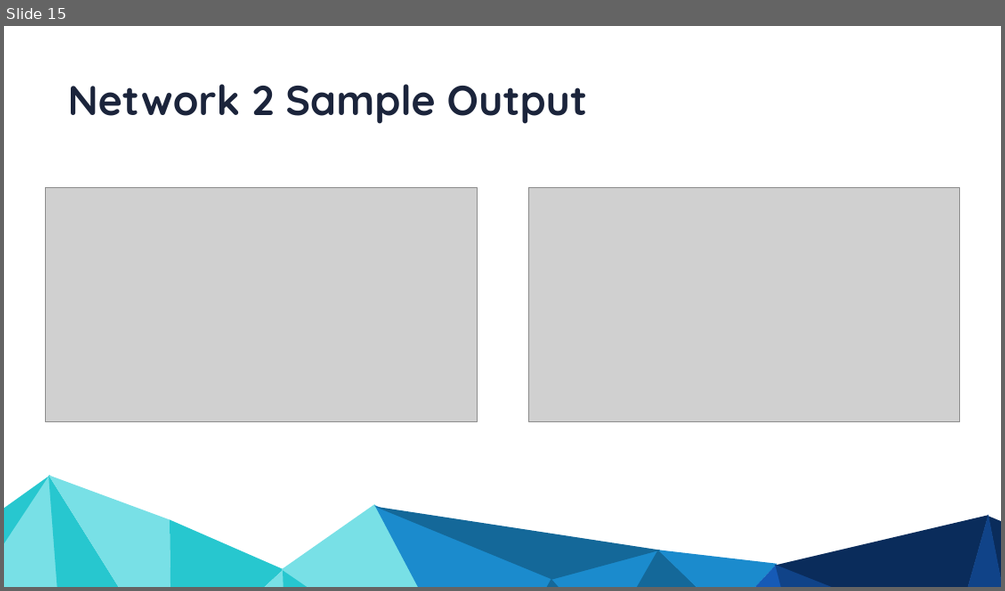
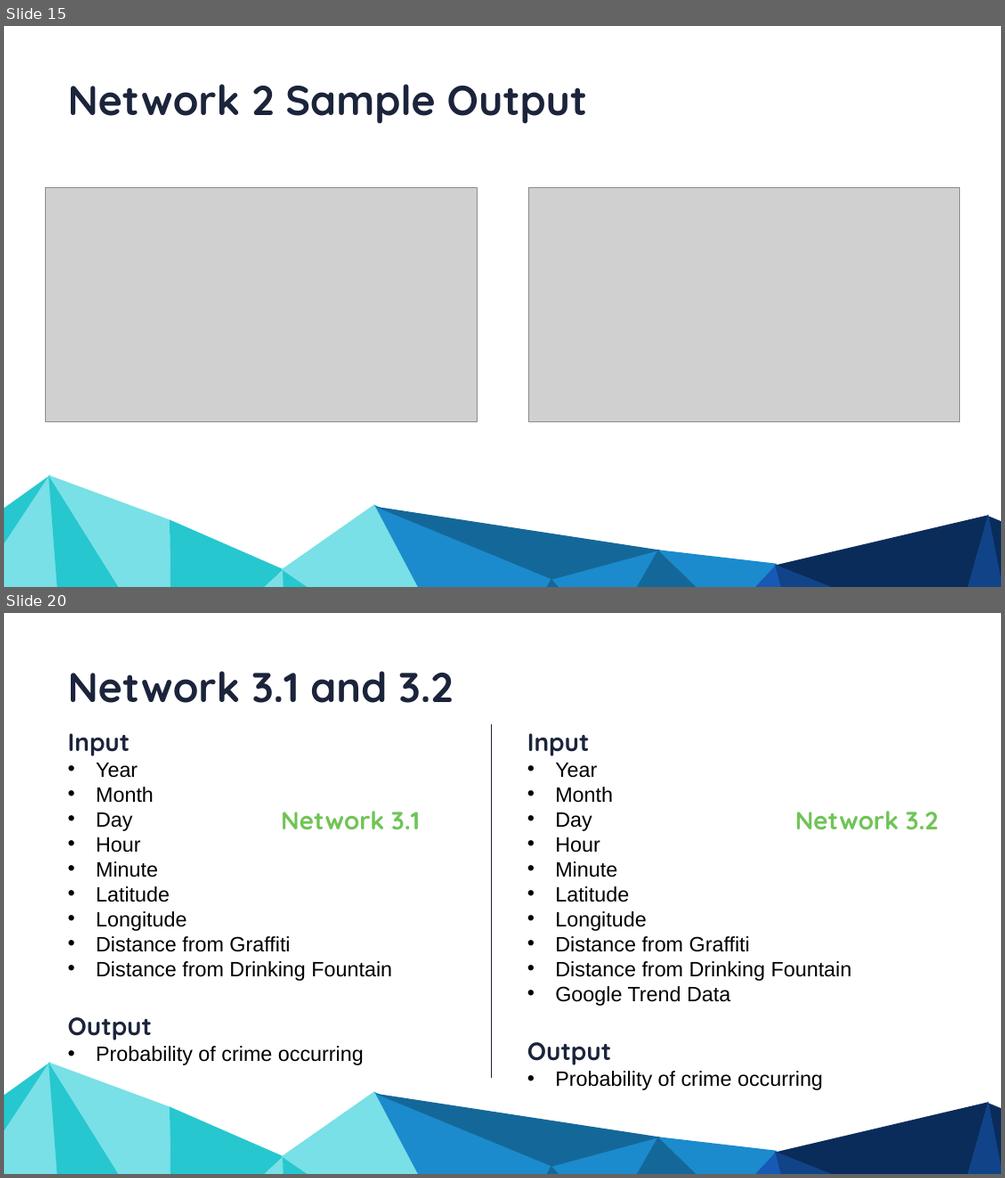
Before and after one commit to NasirKhalid24/Vancouver-Crime-Prediction, a slide deck: Final Presentation.pptx. Shown one above the other, each under a label of ours: slide 15 before the commit, slides 15 and 20 after it; the slides between them are not shown. The pictures are 1005x591 and 1005x1178 pixels, drawn with LibreOffice and Linux fonts; fonts in the diff are those of the drawing; grey boxes stand for pictures. Boxes give left, top, right and bottom in pixels: in the first picture for what was removed or moved away, otherwise in the second. Text is boxed around its words. In the diff, an @@ line names an element or a change of style, - is before the commit and + after.

```diff
--- a/Final Presentation.pptx
+++ b/Final Presentation.pptx
@@ slide 20 added at box(4, 613, 1001, 1174), background #FFFFFF; not listed: 19 template elements that a slide beside it also shows @@
@@ text added at box(68, 671, 453, 703), 80 pt, text #1B243B, bold @@
+Network 3.1 and 3.2
@@ text added at box(68, 733, 392, 1065), 40 pt, text #000000 @@
+Input
+• Year
+• Month
+• Day
+• Hour
+• Minute
+• Latitude
+• Longitude
+• Distance from Graffiti
+• Distance from Drinking Fountain
+Output
+• Probability of crime occurring
@@ line added from (491, 724) to (491, 1078), #1A233A 0.75 pt @@
@@ text added at box(527, 733, 852, 1090), 40 pt, text #000000 @@
+Input
+• Year
+• Month
+• Day
+• Hour
+• Minute
+• Latitude
+• Longitude
+• Distance from Graffiti
+• Distance from Drinking Fountain
+• Google Trend Data
+Output
+• Probability of crime occurring
@@ text added at box(281, 811, 420, 830), 48 pt, text #70C456, bold @@
+Network 3.1
@@ text added at box(795, 811, 938, 830), 48 pt, text #70C456, bold @@
+Network 3.2
```
Also in this commit, not shown: 1 slide changed, 13 other slides added, 2 other files.
